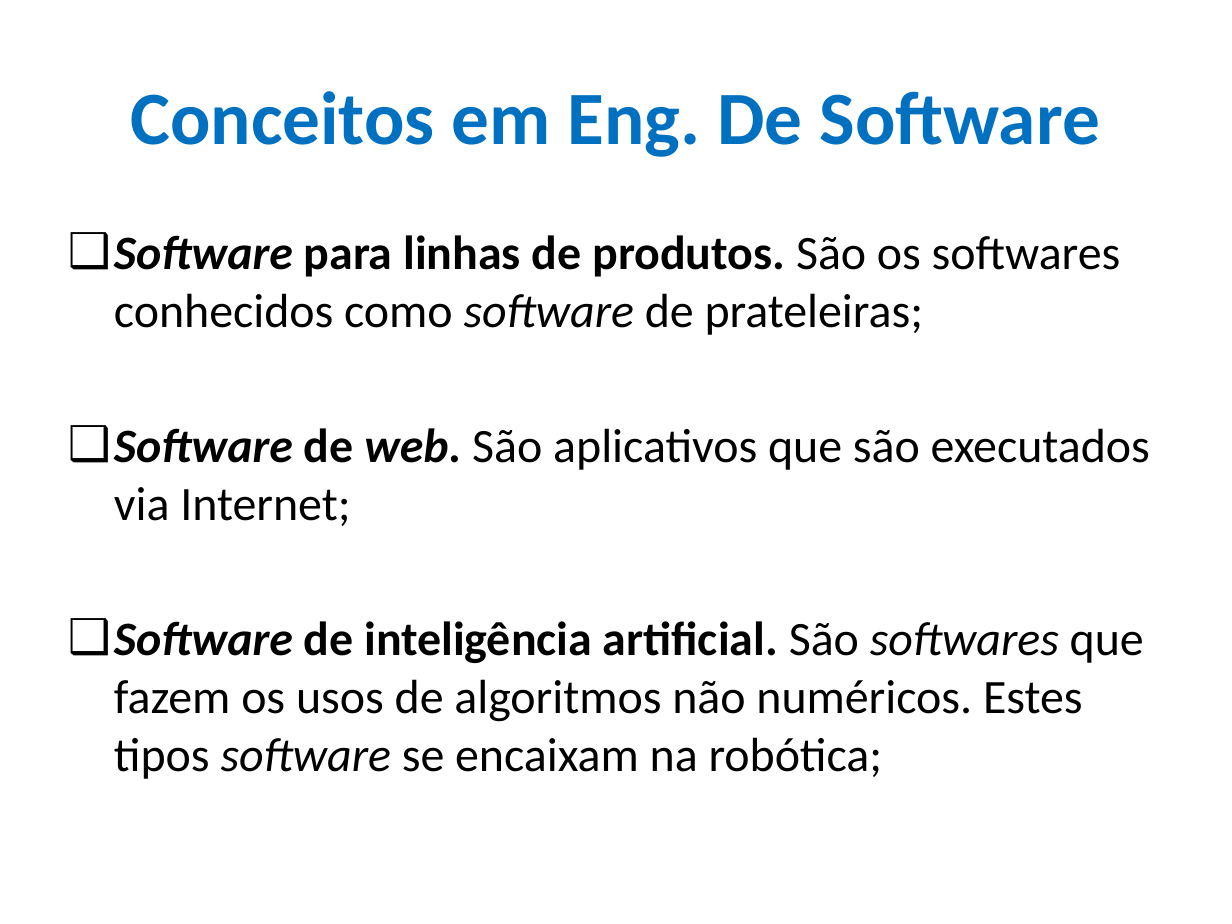
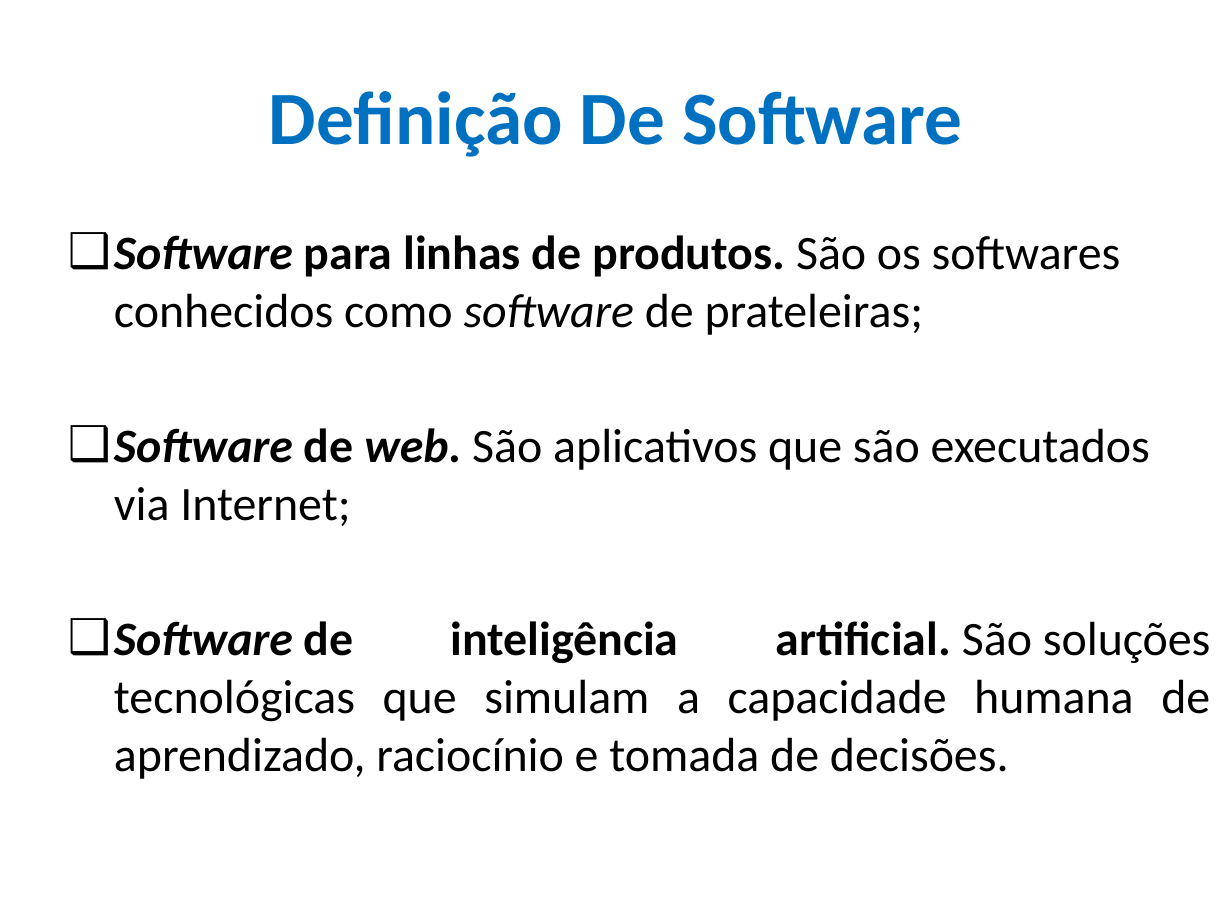
Before and after one commit to CloudEducationBrazil/WydenEngenhariaDeSoftware, a slide deck: slide 9 of 01 Classes/Aulas 01 e 02 Conceitos Eng. Soft e Métodos Ágeis.pptx (slide 7 before the commit). Drawn at 1232x924 pixels with LibreOffice and Linux fonts; fonts in the diff are those of the drawing; background and template pictures are left out. Boxes give left, top, right and bottom in pixels: in the first picture for what was removed or moved away, otherwise in the second. Text is boxed around its words. In the diff, an @@ line names an element or a change of style, - is before the commit and + after.

```diff
--- a/01 Classes/Aulas 01 e 02 Conceitos Eng. Soft e Métodos Ágeis.pptx
+++ b/01 Classes/Aulas 01 e 02 Conceitos Eng. Soft e Métodos Ágeis.pptx
@@ title at (x1=269, y1=91, x2=962, y2=157): text changed @@
-Conceitos em Eng. De Software
+Definição De Software
@@ text at (x1=114, y1=621, x2=1211, y2=779): text changed @@
-❑ Software de inteligência artificial. São softwares que fazem os usos de algoritmos não numéricos. Estes tipos software se encaixam na robótica;
+❑ Software de inteligência artificial. São soluções tecnológicas que simulam a capacidade humana de aprendizado, raciocínio e tomada de decisões.
```
Also in this commit, not shown: 21 other slides changed.
